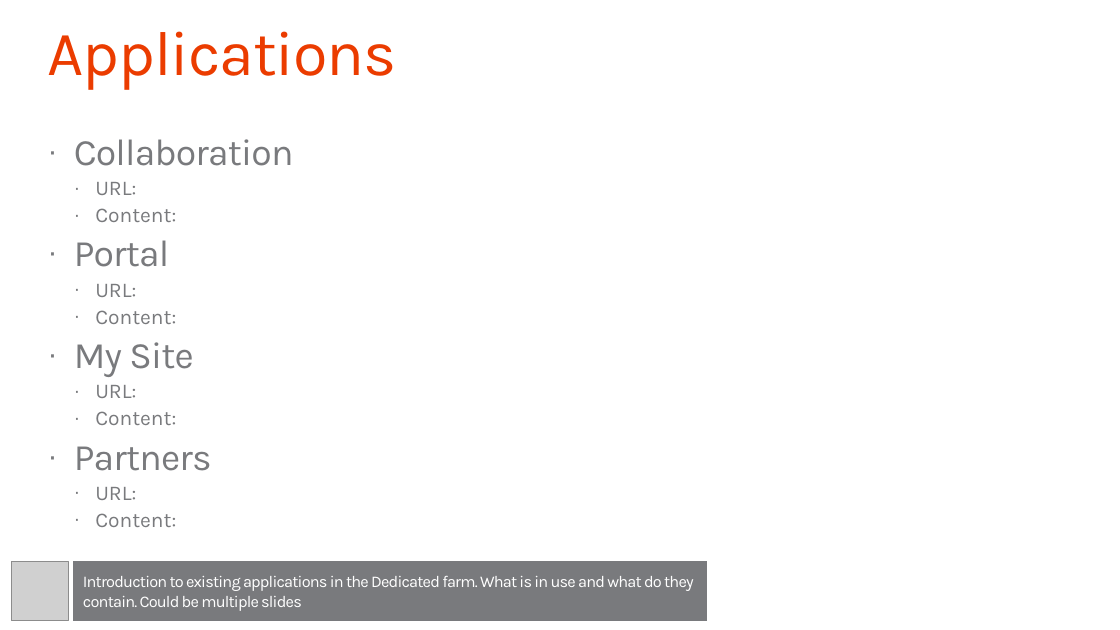
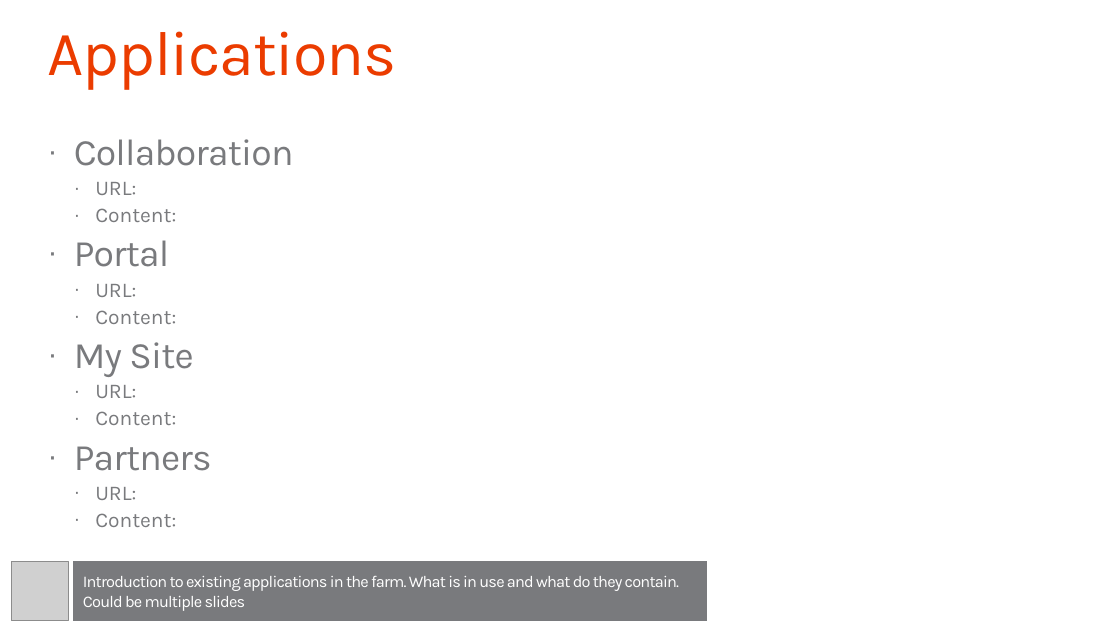
Before and after one commit to SharePoint/PnP-Guidance, a slide deck: slide 9 of PnP Transformation Process/Templates/Solution Design Report Presentation Template.pptx. Drawn at 1120x630 pixels with LibreOffice and Linux fonts; fonts in the diff are those of the drawing; grey boxes stand for pictures; background and template pictures are left out. Boxes give left, top, right and bottom in pixels: in the first picture for what was removed or moved away, otherwise in the second. Text is boxed around its words. In the diff, an @@ line names an element or a change of style, - is before the commit and + after.

```diff
--- a/PnP Transformation Process/Templates/Solution Design Report Presentation Template.pptx
+++ b/PnP Transformation Process/Templates/Solution Design Report Presentation Template.pptx
@@ text in rectangle at (83,576,679,611): text changed @@
-Introduction to existing applications in the Dedicated farm. What is in use and what do they contain. Could be multiple slides
+Introduction to existing applications in the farm. What is in use and what do they contain. Could be multiple slides
```
Also in this commit, not shown: 2 other slides changed, 5 other files.
